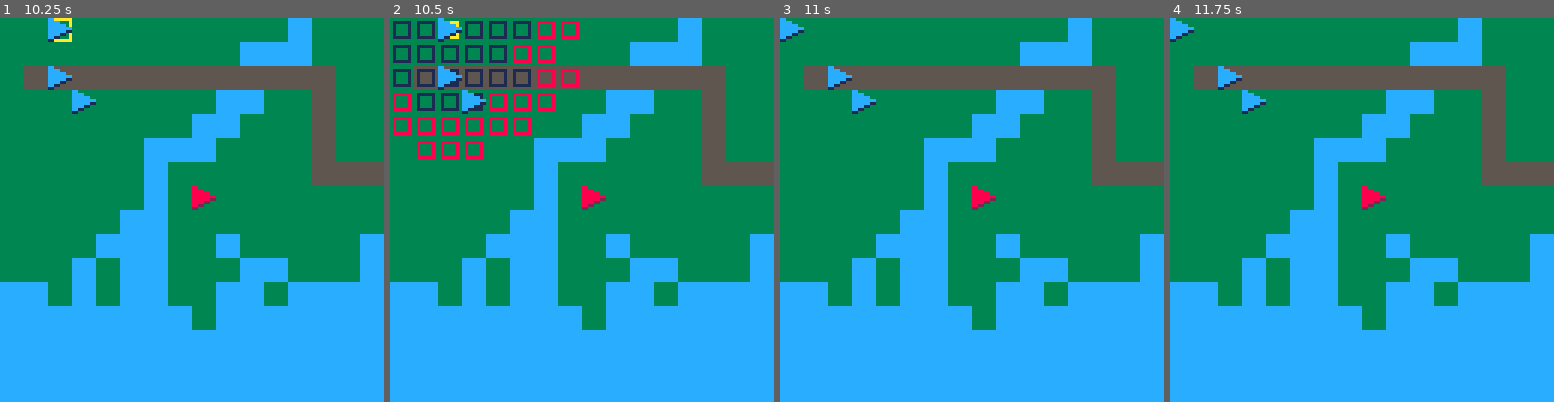
Above: before the commit, frames 1-4 (left to right).
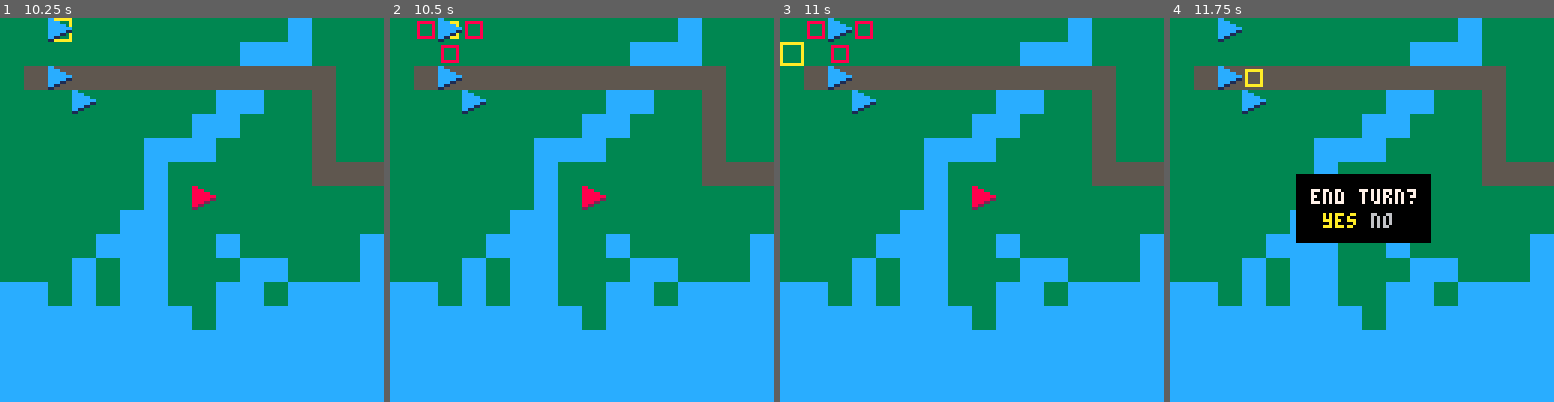
Above: after the commit, the same moments.

Repository: chrisallenlane/balance-of-power
Game: PICO-8 cartridge balance-of-power.p8
Same seed, same stepped clock (60 frames per second), same inputs: the game is played once before the commit and once after it.
Inputs:
- Up to frame 1 (10.25 s): tap O (Z key) at 0.33, 0.7, 1.43, 2.22, 3.1, 3.98, 4.87, 5.75, 6.63, 7.52, 8.4, 9.28, 10.17 s; tap X (X key) at 1.07, 2.07, 2.4, 2.73, 3.07, 3.4, 3.73, 4.07, 4.4, 4.73, 5.07, 5.4, 5.73, 6.07, 6.4, 6.73, 7.07, 7.4, 7.73, 8.07, 8.4, 8.73, 9.07, 9.4, 9.73, 10.07 s; hold Left 1.97-2.37 s; hold Down 2.42-2.82 s; hold Right 2.87-3.53 s; hold Up 3.58-4.08 s; hold Right 4.13-4.53 s; hold Down 4.58-5.08 s; hold Left 5.13-5.8 s; hold Up 5.85-6.18 s; hold Left 6.23-6.63 s; hold Down 6.68-7.08 s; hold Right 7.13-7.8 s; hold Up 7.85-8.35 s; hold Right 8.4-8.8 s; hold Down 8.85-9.35 s; hold Left 9.4-10.07 s; hold Up from 10.12 s (still down)
- Up to frame 2 (10.5 s): tap X (X key) at 10.4 s; release Up at 10.45 s
- Up to frame 3 (11 s): hold Left 10.5-10.9 s; tap X (X key) at 10.73 s; hold Down from 10.95 s (still down)
- Up to frame 4 (11.75 s): tap O (Z key) at 11.05 s; tap X (X key) at 11.07, 11.4, 11.73 s; release Down at 11.35 s; hold Right from 11.4 s (still down)

Frame 1 is identical in both runs. In frame 2, 4.5% of the frame differs, in the area x 0-50%, y 0-37%; in frame 3, 1.0%; in frame 4, 6.9%, in the area x 0-68%, y 0-59%.

Commit message:
feat(Radius): separate attack/move
Update the logic in `Radius` to (eventually) support being able to move
and attack within the same turn. (This is not fully implemented yet.)

Diff:
--- a/src/radius.lua
+++ b/src/radius.lua
@@ -6,8 +6,12 @@
     self:clear()
     -- NB: we're computing the movement and attack radii separately. That's
     -- not computationally optimial, but much simpler to understand.
-    self:move(unit.cell.x, unit.cell.y, unit.stat.mov, map, turn)
-    self:atk(unit.cell.x, unit.cell.y, unit.stat.rng, map)
+    if not unit:moved() then
+        self:move(unit.cell.x, unit.cell.y, unit.stat.mov, map, turn)
+    end
+    if not unit:attacked() then
+        self:atk(unit.cell.x, unit.cell.y, unit.stat.rng, map)
+    end
     self.cache = nil
 end
 
